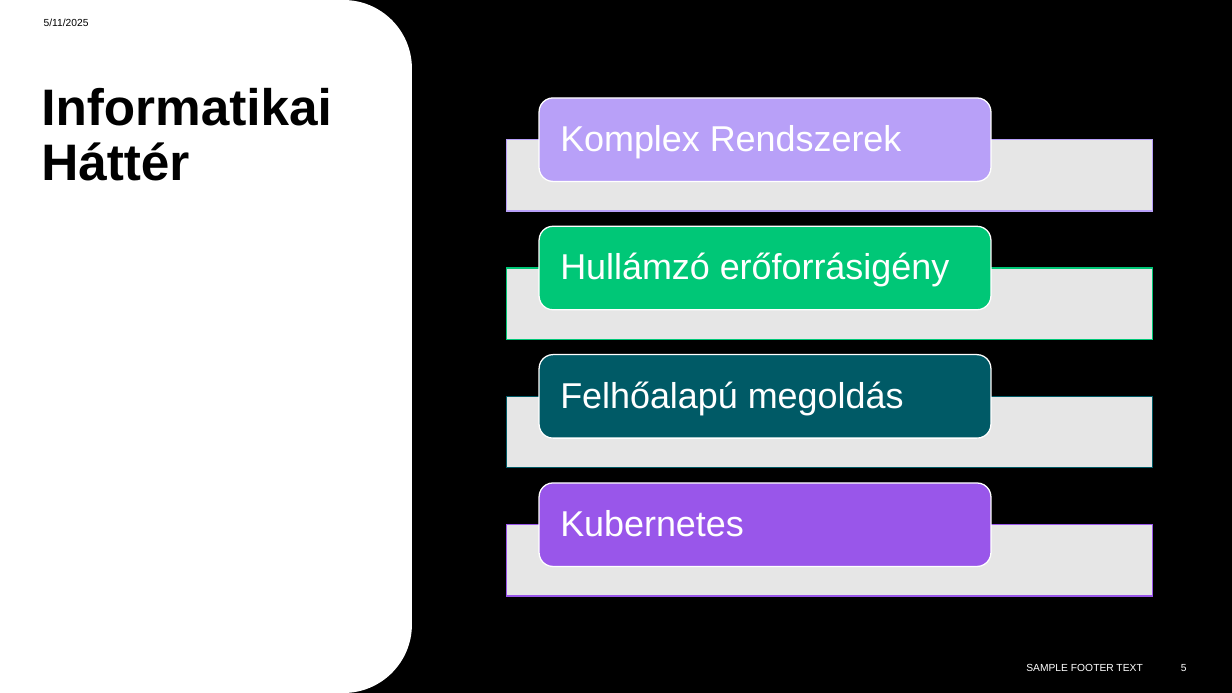
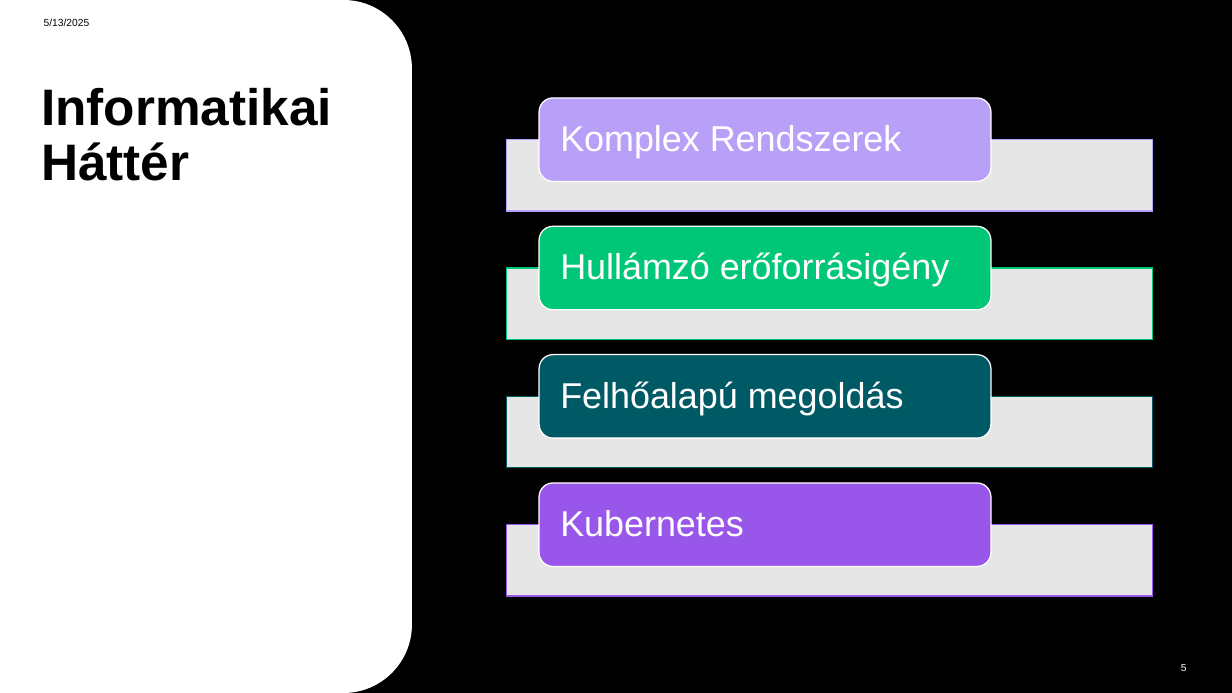
Before and after one commit to GriffManoue/live-streaming-kubernetes, a slide deck: slide 5 of Documents/live-streaming-service-presentation.pptx. Drawn at 1232x693 pixels with LibreOffice and Linux fonts; fonts in the diff are those of the drawing. Boxes give left, top, right and bottom in pixels: in the first picture for what was removed or moved away, otherwise in the second. Text is boxed around its words. In the diff, an @@ line names an element or a change of style, - is before the commit and + after.

```diff
--- a/Documents/live-streaming-service-presentation.pptx
+++ b/Documents/live-streaming-service-presentation.pptx
@@ text at <box>44,18,90,26</box>: text changed @@
-5/11/2025
+5/13/2025
@@ text removed at <box>1026,664,1142,671</box> @@
-SAMPLE FOOTER TEXT
```
Also in this commit, not shown: 7 other slides changed, 4 slides added.
